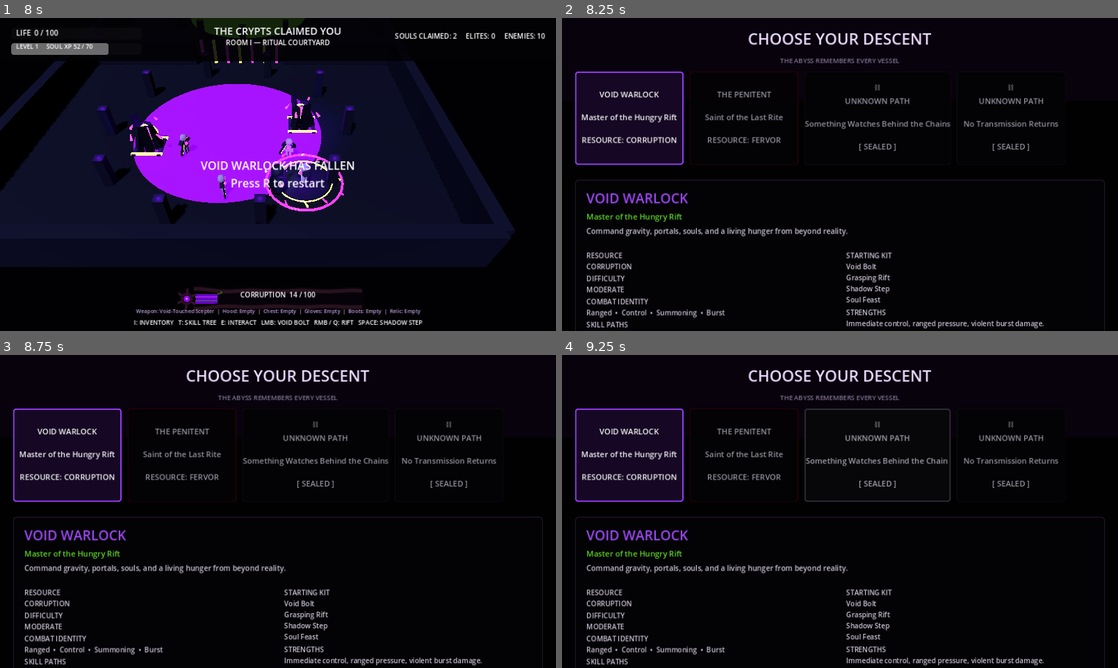
Above: before the commit, frames 1-4 (two rows, left to right).
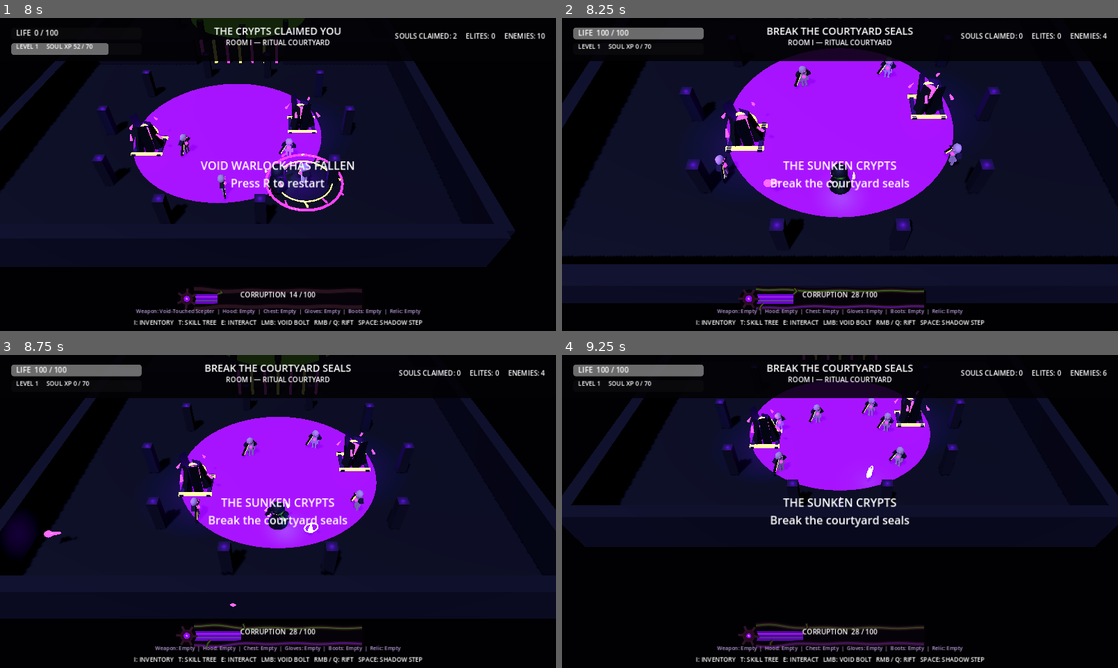
Above: after the commit, the same moments.

Repository: D3MISEarch/ABYSSFALL
Game: Godot game, scene res://main.tscn
The game is run twice, just before and just after one commit, with the same random seed, the same clock (stepped at 60 frames per second) and the same inputs.
Inputs (mouse positions are in pixels of both pictures, inside the frame that each line leads up to):
- Up to frame 1 (8 s): click "VOID WARLOCK Master of the Hu…" at 0.5 s; tap Enter (ui_accept) at 1.25, 1.52, 4.52, 7.52 s; move the mouse to (400, 158) at 1.27 s; press the mouse at (400, 158) at 1.28 s; hold D (move_right) 1.28-2 s; release the mouse at (400, 158) at 2 s; drag from (166, 190) to (250, 237) at 2.02 s; move the mouse to (333, 105) at 2.77 s; hold D (move_right) 2.78-3.5 s; tap 2 (choose_2) at 2.85 s; drag from (250, 237) to (111, 127) at 3.52 s; move the mouse to (444, 221) at 4.27 s; hold A (move_left) 4.28-5 s; tap Space (dodge) at 4.35 s; drag from (111, 127) to (194, 96) at 5.02 s; move the mouse to (305, 174) at 5.77 s; hold S (move_back) 5.78-6.5 s; tap Q (rift) at 5.85 s; click (305, 174) at 5.92 s; drag from (194, 96) to (166, 190) at 6.52 s; move the mouse to (400, 158) at 7.27 s; hold W (move_forward) from 7.28 s (still down); tap V at 7.35 s
- Up to frame 2 (8.25 s): release W (move_forward) at 8 s; tap R (restart) at 8 s; drag from (728, 190) to (812, 237) at 8.02 s
- Up to frame 3 (8.75 s): no input
- Up to frame 4 (9.25 s): move the mouse to (895, 442) at 8.77 s; hold S (move_back) from 8.78 s (still down); tap Shift at 8.85 s

Frame 1 is identical in both runs. In frame 2, 69% of the frame differs, in the area x 0-100%, y 0-100%; in frame 3, 64%; in frame 4, 45%.

Commit message:
Connect boot flow to persistent active builds

Diff:
--- a/scripts/boot.gd
+++ b/scripts/boot.gd
@@ -15,6 +15,9 @@
 	var command_line_class := _get_command_line_class()
 	if CHARACTER_FACTORY.has_class(command_line_class):
 		call_deferred("_launch_gameplay", command_line_class)
+		return
+	if Persistence.has_active_build() and CHARACTER_FACTORY.has_class(Persistence.active_build.class_id):
+		call_deferred("_launch_gameplay", Persistence.active_build.class_id)
 		return
 	_show_class_selection()
 
@@ -40,7 +43,12 @@
 	if not CHARACTER_FACTORY.has_class(class_id):
 		push_warning("Class-selection screen requested an unavailable class: %s" % class_id)
 		return
-	_launch_gameplay(class_id)
+	var build_name := "%s Build" % class_id.replace("_", " ").capitalize()
+	var build := Persistence.create_and_select_build(class_id, build_name)
+	if build == null:
+		push_error("Could not create persistent build for class: %s" % class_id)
+		return
+	_launch_gameplay(build.class_id)
 
 
 func _launch_gameplay(class_id: String) -> void:
